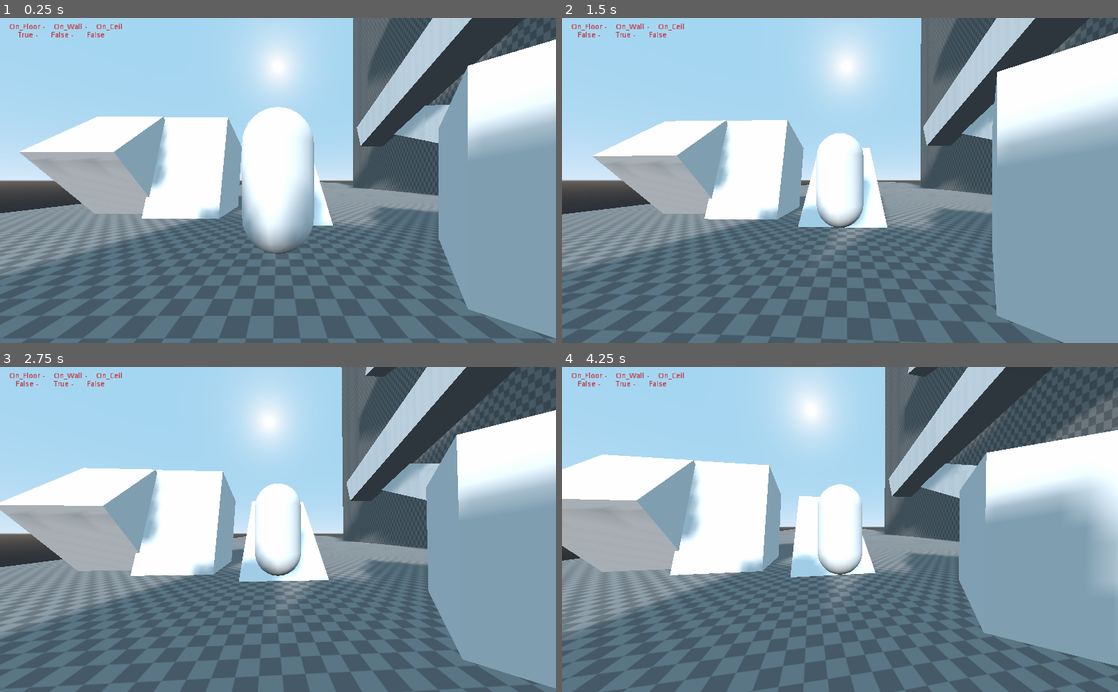
Above: before the commit, frames 1-4 (two rows, left to right).
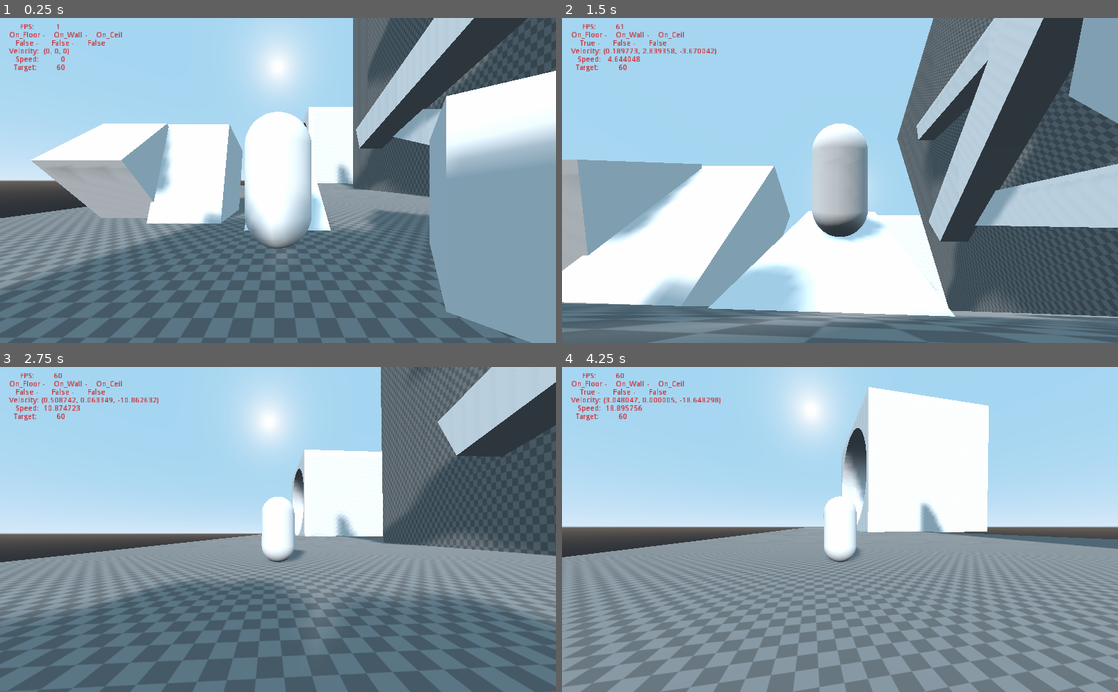
Above: after the commit, the same moments.

Repository: LunarBitz/BiTZ-Engine-gd1.0
Game: Godot game, scene res://Levels/-1/level_1_neg.tscn
The game is run twice, just before and just after one commit, with the same random seed, the same clock (stepped at 60 frames per second) and the same inputs.
Inputs (mouse positions are in pixels of both pictures, inside the frame that each line leads up to):
- Up to frame 1 (0.25 s): no input
- Up to frame 2 (1.5 s): move the mouse to (867, 180) at 0.52 s; hold W (player_move_forward) from 0.53 s (still down); move the mouse to (812, 180) at 1.27 s
- Up to frame 3 (2.75 s): keep holding W (player_move_forward); move the mouse to (289, 523) at 2.02 s
- Up to frame 4 (4.25 s): keep holding W (player_move_forward); move the mouse to (834, 536) at 2.77 s; move the mouse to (878, 532) at 3.52 s

The runs differ from the first frame. In frame 1, 25% of the frame differs, in the area x 0-100%, y 0-100%; in frame 2, 66%; in frame 3, 55%; in frame 4, 65%.

Commit message:
Movement Correction
Somewhat implemented movement correction to allow high speed movement. Not really the best but allows a max speed of 30 u/s as opposed to the previous 20 u/s

Diff:
--- a/Levels/-1/level_1_neg.tscn
+++ b/Levels/-1/level_1_neg.tscn
@@ -25,11 +25,12 @@
 [node name="CSGBox13" type="CSGBox" parent="."]
 transform = Transform( 17.2194, 0, 0, 0, 0.108012, 0, 0, 0, 150.622, 0, 0, -166.652 )
 use_collision = true
-material = SubResource( 3 )
+material = SubResource( 2 )
 
 [node name="KinematicBody" parent="." instance=ExtResource( 2 )]
-transform = Transform( 1, 0, 0, 0, 1, 0, 0, 0, 1, -8.75115, 1.03897, 8.01058 )
-ACCEL = 5.4
+transform = Transform( 1, 0, 0, 0, 1, 0, 0, 0, 1, -8.75115, 1.58981, 8.01058 )
+input_ray_pickable = true
+MAX_SPEED = 60.0
 
 [node name="CSGCylinder" type="CSGCylinder" parent="."]
 transform = Transform( -1.25512e-06, 7.70387, -1.25512e-06, 0, -1.49584e-06, -9.1814, -9.1814, -1.49584e-06, 2.43703e-13, 0, -8.17883, 21.0014 )
@@ -86,3 +87,12 @@
 [node name="DirectionalLight" type="DirectionalLight" parent="."]
 transform = Transform( 0.949003, 0.147197, -0.278795, 0, 0.884312, 0.466896, 0.315268, -0.443086, 0.839215, -9.43287, 3.52165, 0 )
 shadow_enabled = true
+
+[node name="CSGBox14" type="CSGBox" parent="."]
+transform = Transform( 15, 0, 0, 0, 15, 0, 0, 0, 15, 18.1743, 15, -67.775 )
+use_collision = true
+
+[node name="CSGCylinder" type="CSGCylinder" parent="CSGBox14"]
+transform = Transform( -4.37114e-08, -1, 0, 0.936796, -4.09487e-08, 0, 0, 0, 0.936796, -0.635521, -0.0538229, 0 )
+operation = 2
+sides = 64
--- a/Players/Parent/Player.tscn
+++ b/Players/Parent/Player.tscn
@@ -15,18 +15,17 @@
 radius = 0.5
 
 [node name="KinematicBody" type="KinematicBody"]
+input_ray_pickable = false
 collision_layer = 32
 script = ExtResource( 1 )
-GRAVITY = -19.62
-ACCEL = 4.05
-MAX_SLOPE_ANGLE = 30.0
+MAX_SPEED = 35.0
 
 [node name="HelperVel" type="Spatial" parent="."]
 
 [node name="VisualMesh" type="Spatial" parent="."]
 
 [node name="MeshInstance" type="MeshInstance" parent="VisualMesh"]
-transform = Transform( 1, 0, 0, 0, -1.62921e-07, -1, 0, 1, -1.62921e-07, 0, 0, 0 )
+transform = Transform( 1, 0, 0, 0, -1.62921e-07, -1, 0, 1, -1.62921e-07, 0.00135803, 0.00493619, 0.00477114 )
 mesh = SubResource( 1 )
 material/0 = null
 
@@ -39,6 +38,10 @@
 shape = SubResource( 3 )
 
 [node name="Rays" type="Spatial" parent="."]
+
+[node name="RaycastCenter" type="RayCast" parent="Rays"]
+enabled = true
+cast_to = Vector3( 0, -1.25, 0 )
 
 [node name="RaycastFront" type="RayCast" parent="Rays"]
 transform = Transform( 1, 0, 0, 0, 1, 0, 0, 0, 1, 0, 0, 0.5 )
@@ -69,6 +72,7 @@
 
 [node name="Camera" type="Camera" parent="SpringArm"]
 fov = 90.0
+near = 0.01
 far = 8192.0
 
 [node name="RichTextLabel" type="RichTextLabel" parent="."]
--- a/Scripts/Camera/camera_controller.gd
+++ b/Scripts/Camera/camera_controller.gd
@@ -33,11 +33,11 @@
 		rotate_camera(delta)
 
 		# Simulate springarm attachment by getting it's intended camera mount position
-		var camera_socket = Vector3.ZERO#target_parent.global_transform.basis.z * target_parent.spring_length
+		#var camera_socket = Vector3.ZERO#target_parent.global_transform.basis.z * target_parent.spring_length
 
 		# Movement Lag
-		var pos_lag = player_velocity * max_position_lag_offset * delta * delta # Set value of max position lag
-		global_transform.origin = global_transform.origin.linear_interpolate(target_parent.global_transform.origin + camera_socket + pos_lag, 1 / position_lag_speed)
+		#var pos_lag = player_velocity * max_position_lag_offset * delta * delta # Set value of max position lag
+		#global_transform.origin = global_transform.origin.linear_interpolate(target_parent.global_transform.origin + camera_socket + pos_lag, 1 / position_lag_speed)
 	pass
 
 
@@ -57,12 +57,3 @@
 	lag_input_rot.x = deg2rad(smooth_cam_rot.x)
 
 	rotation = lag_input_rot
-
-
-func handle_clipping(delta: float):
-	# Cast ray from camera to player
-	# If ray hit
-		# Get clipping distance
-		# Lerp camera offest value to distance if small value
-		## Instant set if big value
-	pass
--- a/Scripts/Player/player_controller.gd
+++ b/Scripts/Player/player_controller.gd
@@ -1,8 +1,14 @@
 extends "res://Scripts/bitz_kinematic_body.gd"
 
+enum RayCastMode{
+	SINGLE,
+	DOUBLES,
+}
+
 var player_input = preload("player_input_class.gd").new([],[])
 
 const EPSILON = 0.0001
+var normal_get_state = RayCastMode
 var mouse_sens = 0.3
 var camera_anglev = 0
 export(float, -19.62, -0.01, 0.01) var GRAVITY = -9.81
@@ -20,18 +26,20 @@
 var roll_transform: Transform
 var velocity_direction = Vector3()
 
-export(float, 1, 64, 1) var MAX_SPEED = 20
+export(float, 1, 30, 1) var MAX_SPEED = 20
 export(float, 1, 64, 1) var JUMP_SPEED = 18
 export(float, 1, 16, 0.25) var ACCEL = 2.7*2
 export(float, 1, 16, 0.25) var DEACCEL = 5.4*2
 var direction = Vector3()
 var floor_rays = {
+	"Center": Object(),
 	"Front": Object(),
 	"Back": Object(),
 	"Left": Object(),
 	"Right": Object(),
 }
 var floor_normals = {
+	"Center": Vector3(0, 1, 0),
 	"Front": Vector3(0, 1, 0),
 	"Back": Vector3(0, 1, 0),
 	"Left": Vector3(0, 1, 0),
@@ -40,18 +48,21 @@
 var average_normal = Vector3()
 var player_basis = Basis()
 
-export(float, 0, 90, 1) var MAX_SLOPE_ANGLE = 40
-export(float, 0, 90, 1) var MAX_CEILING_ANGLE = 40
-export(float, 0, 90, 1) var MAX_STEP_ANGLE = 7.0
+#export(float, 0, 90, 1) var MAX_SLOPE_ANGLE = 40
+#export(float, 0, 90, 1) var MAX_CEILING_ANGLE = 40
+#export(float, 0, 90, 1) var MAX_STEP_ANGLE = 7.0
 
 
 func _ready():
+	self.target_speed = MAX_SPEED
+	normal_get_state = RayCastMode.DOUBLES
 	Input.set_mouse_mode(Input.MOUSE_MODE_CAPTURED)
 
 	for ray in $Rays.get_children():
 		if ray.get_class() == "RayCast":
 			ray.set_cast_to(Vector3(0, -1.5, 0))
 
+	floor_rays["Center"] = $Rays/RaycastCenter
 	floor_rays["Front"] = $Rays/RaycastFront
 	floor_rays["Back"] = $Rays/RaycastBack
 	floor_rays["Left"] = $Rays/RaycastLeft
@@ -63,7 +74,7 @@
 
 
 func get_capsule_bottom():
-	return $CollisionShape.transform.origin + $CollisionShape.get_shape().get_height()
+	return $CollisionShape/VisualMesh/MeshInstance.get_shape().get_height()#$CollisionShape.transform.origin + $CollisionShape.get_shape().get_height() + ($CollisionShape2.get_shape().get_length())
 
 
 func _physics_process(delta):
@@ -121,33 +132,28 @@
 
 	movement_vel = apply_input_to_velocity(delta, direction, movement_vel, ACCEL, DEACCEL, 6.0, MAX_SPEED)
 	#VelocityDeacceleration(DeltaTime, Deceleration, 0.0f, AdditionalVelocity_1)
-
+	movement_vel = apply_velocity_with_prediction(delta, movement_vel)
+	"""
 	movement_vel = move_and_slide_custom(
 		movement_vel, average_normal, velocity_direction,
 		delta, 8, 0.05,
 		deg2rad(MAX_SLOPE_ANGLE), deg2rad(180 + MAX_CEILING_ANGLE),
-		false, true, true
+		false, true, true,
+		false
 	)
-	gravity_vel = move_and_slide_custom(
+	"""
+	gravity_vel = move_and_slide_kinematic(
 		gravity_vel, average_normal, velocity_direction,
 		delta, 4, 0.05,
-		deg2rad(MAX_STEP_ANGLE), deg2rad(180 + MAX_STEP_ANGLE),
+		MAX_STEP_ANGLE, MAX_STEP_ANGLE,
 		true, false, false
 	)
-	var fs = "%10s - %10s - %10s\n%10s - %10s - %10s"
-	$RichTextLabel.text = fs % ["On_Floor", "On_Wall", "On_Ceil", is_on_floor(), is_on_wall(), is_on_ceiling()]
+
+	composite_vel = movement_vel + gravity_vel
 	get_node("SpringArm").player_velocity = composite_vel
-
-
-func accelerate_scalar(delta, scalar, vel, dir, max_speed = 1.0, acc = 0.01, deacc = 0.1):
-	if abs(dir.length()) > 0.01:
-		scalar += (acc if dir.dot(vel) > 0 else deacc)
-	else:
-		scalar = lerp(scalar, 0.0, delta * deacc)
-
-	scalar = clamp(scalar, -max_speed, max_speed)
-	print(scalar)
-	return scalar
+	$RichTextLabel.text = "%10s: %10s" % ["FPS", Engine.get_frames_per_second()]
+	$RichTextLabel.text += "\n%10s - %10s - %10s\n%10s - %10s - %10s" % ["On_Floor", "On_Wall", "On_Ceil", is_on_floor(), is_on_wall(), is_on_ceiling()]
+	$RichTextLabel.text += "\n%10s: %10s\n%10s: %10s\n%10s: %10s" % ["Velocity", movement_vel, "Speed", abs(movement_vel.length()), "Target", MAX_SPEED]
 
 
 func handle_gravity(delta):
@@ -160,33 +166,44 @@
 
 
 func align_to_floor():
-	# Calculate Pitch
-	if floor_rays.has_all(["Front", "Back"]):
-		# Front-Back Ray
-		update_ray_normal(["Front", "Back"], deg2rad(MAX_SLOPE_ANGLE))
-
-		var forward_normal = (floor_normals["Front"] + floor_normals["Back"]).normalized()
-		average_normal += forward_normal
-		pitch_transform = get_y_align(global_transform, forward_normal)
-
-	# Calculate Roll
-	if floor_rays.has_all(["Left", "Right"]):
-		# Left-Right Ray
-		update_ray_normal(["Left", "Right"], deg2rad(MAX_SLOPE_ANGLE))
-
-		var side_normal = (floor_normals["Left"] + floor_normals["Right"]).normalized()
-		average_normal += side_normal
-		roll_transform = get_y_align(global_transform, side_normal)
-
-	average_normal = average_normal.normalized()
-
-	# Combine and apply transforms
-	global_transform = global_transform.interpolate_with(pitch_transform, 0.1)
-	global_transform = global_transform.interpolate_with(roll_transform, 0.1)
-
-
-func update_ray_normal(ray_pair, max_angle = 40, default_value = Vector3.UP):
-
+
+	if normal_get_state == RayCastMode.SINGLE:
+		if floor_rays.has("Center"):
+			# Center Ray
+			update_ray_normal("Center", deg2rad(MAX_SLOPE_ANGLE))
+			average_normal = floor_normals["Center"]
+			pitch_transform = get_y_align(global_transform, average_normal)
+
+		# Combine and apply transforms
+		global_transform = global_transform.interpolate_with(pitch_transform, 0.1)
+
+	elif normal_get_state == RayCastMode.DOUBLES:
+		# Calculate Pitch
+		if floor_rays.has_all(["Front", "Back"]):
+			# Front-Back Ray
+			update_raypair_normal(["Front", "Back"], deg2rad(MAX_SLOPE_ANGLE))
+
+			var forward_normal = (floor_normals["Front"] + floor_normals["Back"]).normalized()
+			average_normal += forward_normal
+			pitch_transform = get_y_align(global_transform, forward_normal)
+
+		# Calculate Roll
+		if floor_rays.has_all(["Left", "Right"]):
+			# Left-Right Ray
+			update_raypair_normal(["Left", "Right"], deg2rad(MAX_SLOPE_ANGLE))
+
+			var side_normal = (floor_normals["Left"] + floor_normals["Right"]).normalized()
+			average_normal += side_normal
+			roll_transform = get_y_align(global_transform, side_normal)
+
+		average_normal = average_normal.normalized()
+
+		# Combine and apply transforms
+		global_transform = global_transform.interpolate_with(pitch_transform, 0.1)
+		global_transform = global_transform.interpolate_with(roll_transform, 0.1)
+
+
+func update_raypair_normal(ray_pair, max_angle = 40, default_value = Vector3.UP):
 	var cos_slope = cos(max_angle + EPSILON)
 
 	# Ray 1
@@ -208,6 +225,17 @@
 	else:
 		v2t = default_value
 	floor_normals[ray_pair[1]] = lerp(floor_normals[ray_pair[1]], v2t, 0.5)
+
+func update_ray_normal(ray, max_angle = 40, default_value = Vector3.UP):
+	var cos_slope = cos(max_angle + EPSILON)
+
+	var v1t = default_value
+	if floor_rays[ray]:
+		if floor_rays[ray].is_colliding():
+			v1t = floor_rays[ray].get_collision_normal() if floor_rays[ray].get_collision_normal().dot(global_transform.basis.y) >= cos_slope else default_value
+		else:
+			v1t = default_value
+		floor_normals[ray] = lerp(floor_normals[ray], v1t, 0.5)
 
 
 func get_y_align(base_transform, normal):
--- a/Scripts/bitz_kinematic_body.gd
+++ b/Scripts/bitz_kinematic_body.gd
@@ -8,11 +8,19 @@
 var on_wall = false
 var on_ceiling = false
 var current_collision = KinematicCollision
+var target_speed = 1.0
 
+export(float, 0, 90, 1) var MAX_SLOPE_ANGLE = 40
+export(float, 0, 90, 1) var MAX_CEILING_ANGLE = 40
+export(float, 0, 90, 1) var MAX_STEP_ANGLE = 7.0
+
+var cos_slope = 0.707
+var cos_ceil = 0.707
 
 # Called when the node enters the scene tree for the first time.
 func _ready() -> void:
-	pass # Replace with function body.
+	cos_slope = cos(deg2rad(MAX_SLOPE_ANGLE))
+	cos_ceil = cos(deg2rad(180 + MAX_CEILING_ANGLE))
 
 
 # Called every frame. 'delta' is the elapsed time since the previous frame.
@@ -39,21 +47,52 @@
 func get_collision():
 	return current_collision
 
-func move_and_slide_custom(
-		var lv,
-		var floor_direction = Vector3(0,1,0),
-		var foward_direction = Vector3(-1,0,0),
-		var physics_delta = get_physics_process_delta_time(),
-		var max_slides = 4,
-		var slope_stop_min_velocity = 0.05,
-		var floor_max_angle = deg2rad(45),
-		var ceiling_max_angle = deg2rad(225),
-		var update_floor = true,
-		var update_wall = true,
-		var update_ceiling = true):
+func apply_velocity_with_prediction(delta, vel, scope = 1.0):
+	var future_col = move_and_collide(vel * scope * delta, true, false, true)
 
-	var cos_slope = cos(floor_max_angle)
-	var cos_ceil = cos(ceiling_max_angle)
+	if (!future_col):
+		return move_and_slide_kinematic(
+			vel, global_transform.basis.y, -global_transform.basis.z,
+			delta, 8, 0.05,
+			MAX_SLOPE_ANGLE, MAX_CEILING_ANGLE,
+			false, true, true
+		)
+	else:
+		if future_col.normal.dot(global_transform.basis.y) >= cos(deg2rad(45.0)):
+			var correction_motion = vel.length()*vel.slide(future_col.normal).normalized()
+			var v_a = vel
+			var v_b = move_and_slide_kinematic(
+				correction_motion, future_col.normal, -global_transform.basis.z,
+				delta, 8, 0.05,
+				MAX_SLOPE_ANGLE, MAX_CEILING_ANGLE,
+				false, true, true
+			)
+
+			return v_a.linear_interpolate(v_b, abs(vel.length()) / (target_speed * 0.45))
+		else:
+			return move_and_slide_kinematic(
+				vel, global_transform.basis.y, -global_transform.basis.z,
+				delta, 8, 0.05,
+				MAX_SLOPE_ANGLE, MAX_CEILING_ANGLE,
+				false, true, true
+			)
+
+
+func move_and_slide_kinematic(
+	var lv,
+	var floor_direction = Vector3(0,1,0),
+	var foward_direction = Vector3(0,0,-1),
+	var physics_delta = get_physics_process_delta_time(),
+	var max_slides = 4,
+	var slope_stop_min_velocity = 0.05,
+	var floor_max_angle = deg2rad(45),
+	var ceiling_max_angle = deg2rad(225),
+	var update_floor = true,
+	var update_wall = true,
+	var update_ceiling = true
+):
+	var _cos_slope = cos(deg2rad(floor_max_angle))
+	var _cos_ceil = cos(deg2rad(180 + ceiling_max_angle))
 	var motion = (floor_velocity + lv) * physics_delta
 	floor_velocity = Vector3.ZERO
 
@@ -65,14 +104,14 @@
 		on_wall = false
 
 	while(max_slides):
-		var collision = move_and_collide(motion)
+		var collision = move_and_collide(motion, true, false)
 		current_collision = collision
 		if collision:
-			#print("collision")
+
 			motion = collision.remainder
 			floor_normal = collision.normal
 
-			if collision.normal.dot(floor_direction) >= cos_slope:
+			if collision.normal.dot(floor_direction) >= _cos_slope:
 				if update_floor:
 					on_floor = true
 
@@ -87,32 +126,27 @@
 					set_global_transform(gt)
 					return (floor_velocity - floor_direction * floor_direction.dot(floor_velocity))
 
-			elif collision.normal.dot(floor_direction) < cos_slope and collision.normal.dot(floor_direction) > cos_ceil and sqrt(lv.length_squared()) > slope_stop_min_velocity:
+			elif collision.normal.dot(floor_direction) < _cos_slope and collision.normal.dot(floor_direction) > _cos_ceil and sqrt(lv.length_squared()) > slope_stop_min_velocity:
 				if update_wall:
 					on_wall = true
 
 					var d = collision.normal.dot(lv)
-					print(d)
-
-					if (d < cos_ceil or d > cos_slope):
-						print("cancel")
+					if (d < _cos_ceil or d > _cos_slope):
 						lv = lerp(lv, Vector3.ZERO, 0.1)
 						break
 
-			elif collision.normal.dot(floor_direction) <= cos_ceil:
+			elif collision.normal.dot(floor_direction) <= _cos_ceil:
 				if update_ceiling:
 					on_ceiling = true
 
 			var n = collision.normal
 			motion = motion.slide(n)
 			lv = lv.slide(n)
-			#move_and_slide(lv, n, false)
 		else:
-			#print("no collision")
 			break
 
 		max_slides -= 1
-
 		if motion.length() == 0:
 			break
+
 	return lv
--- a/project.godot
+++ b/project.godot
@@ -30,6 +30,11 @@
 run/main_scene="res://Levels/-1/level_1_neg.tscn"
 config/icon="res://icon.png"
 
+[debug]
+
+settings/fps/force_fps=120
+settings/stdout/print_fps=true
+
 [input]
 
 player_move_forward={
@@ -53,6 +58,11 @@
  ]
 }
 
+[physics]
+
+3d/default_linear_damp=-1.0
+3d/smooth_trimesh_collision=true
+
 [rendering]
 
 quality/subsurface_scattering/quality=2
Not shown: 2 places in Levels/-1/level_1_neg.tscn that only renumber resources
